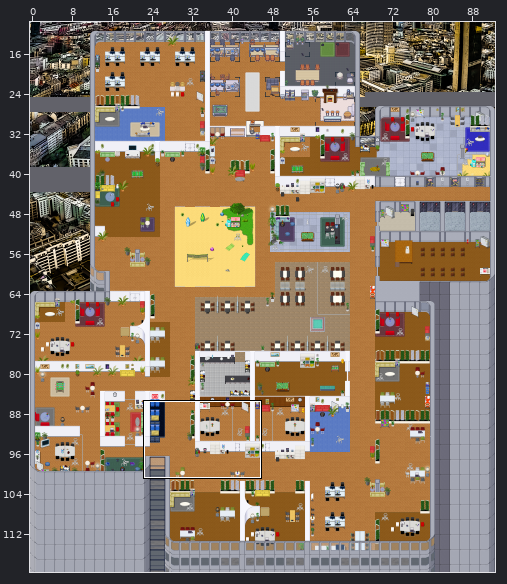
Level history. Tiled map (JSON): map.tmj. The first picture is a wide view before the edit; the outline marks the close-up.
Close-up. Earlier state:
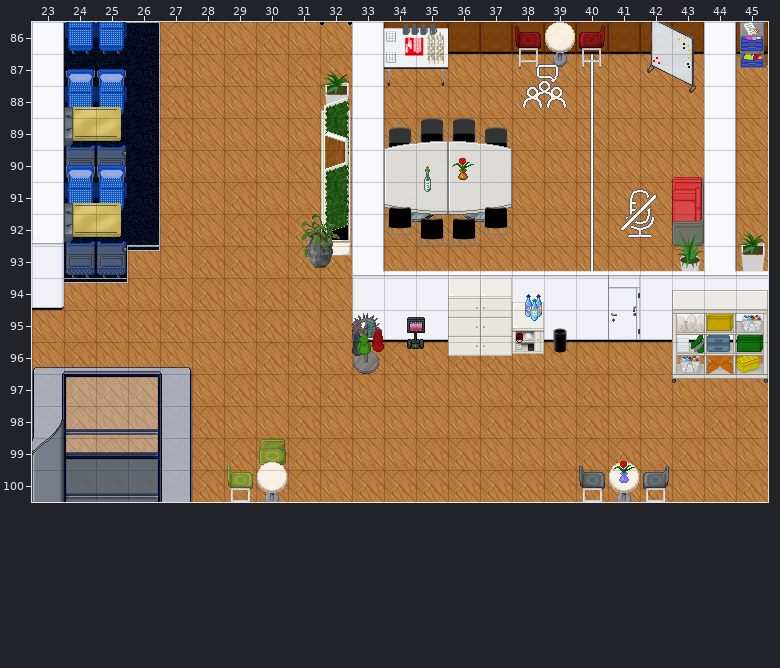
Cells are 32x32 px. Shown: x 23..45, y 86..100.
The result:
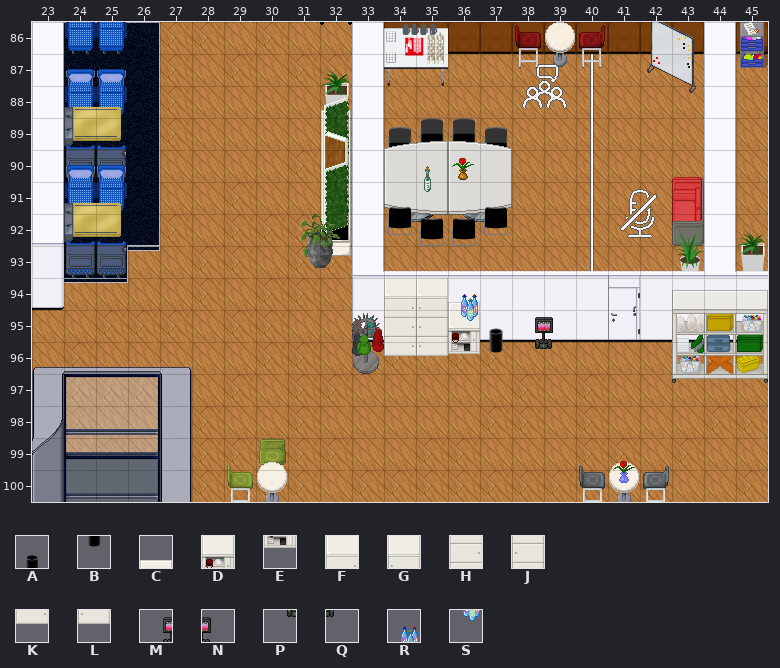
Key: from "Chunk 28": A 255; from "Chunk 29": B 0, C 36, D 40, E 46, F 245, G 246, H 254, J 255; from "Chunk 30": K 6, L 7, M 30, N 31, P 32, Q 33, R 69, S 75.
_ is an empty cell.
Changes in this commit:
{"where": "layer \"objects2\""}
{"y":94,"x":34,"old":"__FGC","new":"FGC__"}
{"y":95,"x":34,"old":"MNHJDA","new":"HJDAMN"}
{"y":96,"x":34,"old":"PQKLEB","new":"KLEBPQ"}
{"where": "layer \"objects3\""}
{"y":94,"x":36,"old":"_","new":"R"}
{"y":94,"x":38,"old":"R","new":"_"}
{"y":95,"x":36,"old":"_","new":"S"}
{"y":95,"x":38,"old":"S","new":"_"}
{"label":"changed","picture_box":[384,278,567,356]}
